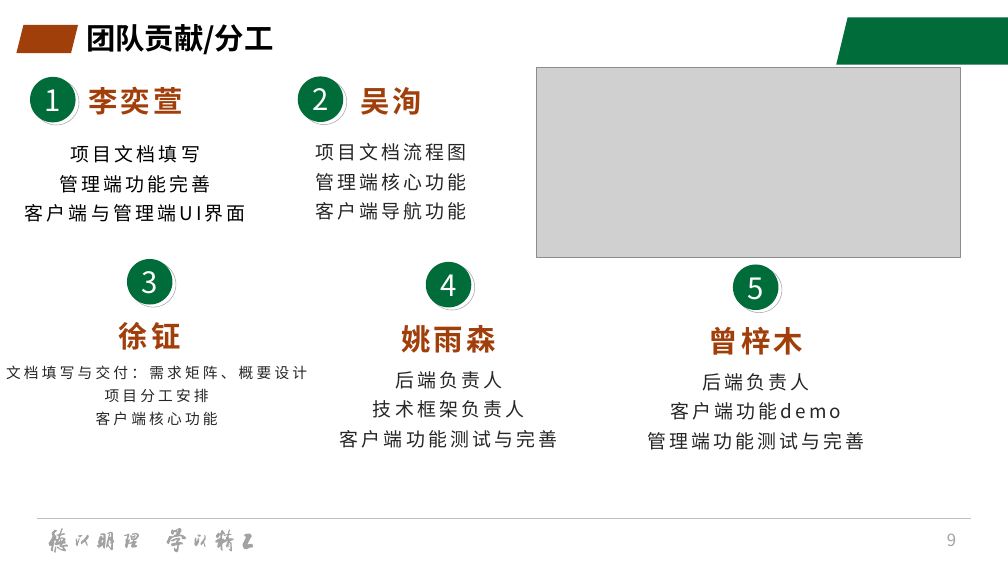
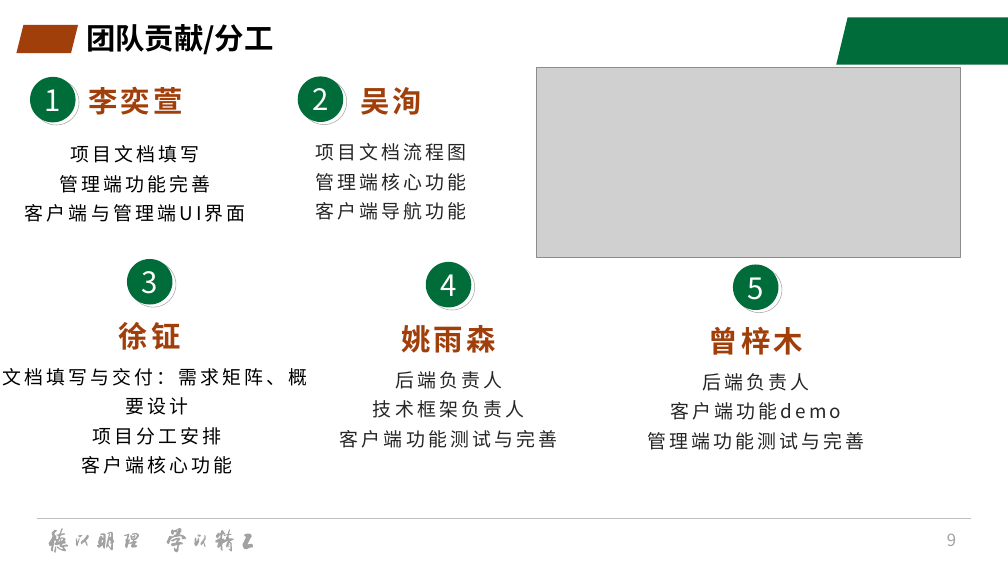
Before and after one commit to Gale-Verdict/Gale-Verdict-software-developing, a slide deck: slide 9 of 项目路演ppt-第四组.pptx. Drawn at 1008x567 pixels with LibreOffice and Linux fonts; fonts in the diff are those of the drawing; grey boxes stand for pictures; background and template pictures are left out. Boxes give left, top, right and bottom in pixels: in the first picture for what was removed or moved away, otherwise in the second. Text is boxed around its words. In the diff, an @@ line names an element or a change of style, - is before the commit and + after.

```diff
--- a/项目路演ppt-第四组.pptx
+++ b/项目路演ppt-第四组.pptx
@@ text "文档填写与交付：需求矩阵、概要设计" at (x1=2, y1=368, x2=308, y2=474): size 14 to 18 pt, text colour #262626 to #000000 @@
```
Also in this commit, not shown: 6 other slides changed, 2 other files.
